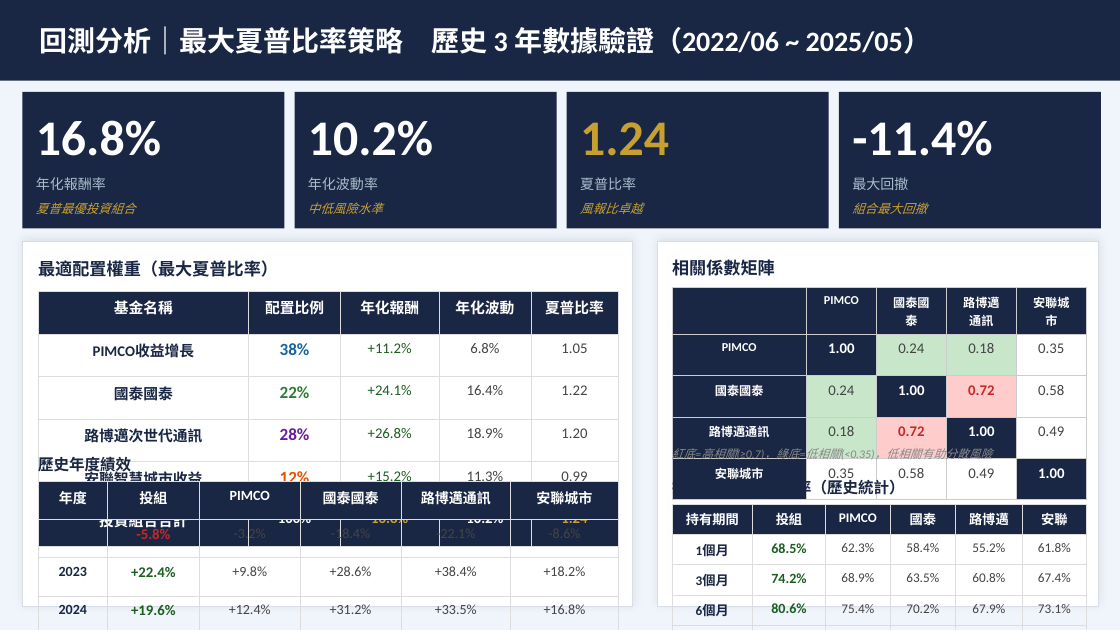
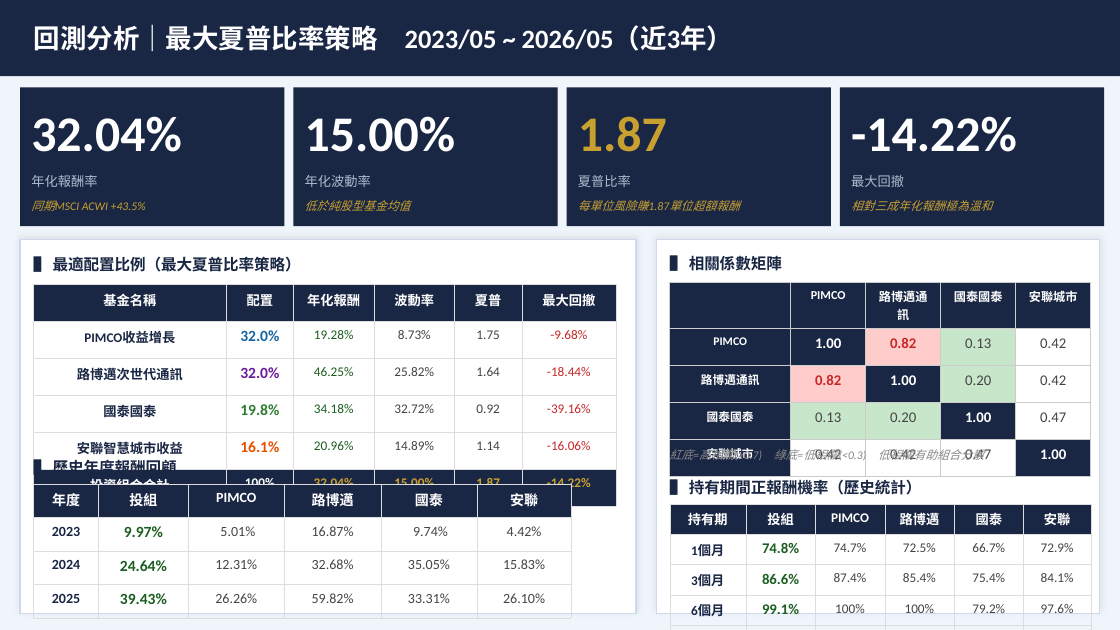
Before and after one commit to albert7755-ux/happy-pro-, a slide deck: slide 6 of fund_recommend.pptx. Drawn at 1120x630 pixels with LibreOffice and Linux fonts; fonts in the diff are those of the drawing. Boxes give left, top, right and bottom in pixels: in the first picture for what was removed or moved away, otherwise in the second. Text is boxed around its words. In the diff, an @@ line names an element or a change of style, - is before the commit and + after.

```diff
--- a/fund_recommend.pptx
+++ b/fund_recommend.pptx
@@ rectangle resized from (x1=0, y1=0, x2=1120, y2=81) to (x1=0, y1=0, x2=1120, y2=76) @@
@@ text at (x1=34, y1=24, x2=734, y2=51): text changed; size 18 to 17 pt @@
-回測分析｜最大夏普比率策略 歷史 3 年數據驗證（2022/06 ~ 2025/05）
+回測分析｜最大夏普比率策略 2023/05 ~ 2026/05（近3年）
@@ 4 rectangles moved together from (x1=22, y1=92, x2=1101, y2=228) to (x1=20, y1=87, x2=1104, y2=226) @@
@@ text at (x1=31, y1=116, x2=181, y2=152): text changed @@
-16.8%
+32.04%
@@ text at (x1=305, y1=116, x2=455, y2=152): text changed @@
-10.2%
+15.00%
@@ text at (x1=578, y1=116, x2=667, y2=152): text changed @@
-1.24
+1.87
@@ text at (x1=851, y1=116, x2=1017, y2=152): text changed @@
--11.4%
+-14.22%
@@ size 9 to 8.5 pt in 4 elements at (x1=305, y1=175, x2=371, y2=187), (x1=31, y1=175, x2=97, y2=187), (x1=578, y1=175, x2=631, y2=187), (x1=851, y1=175, x2=904, y2=187) @@
@@ text at (x1=31, y1=200, x2=146, y2=211): text changed; size 8 to 7.5 pt @@
-夏普最優投資組合
+同期MSCI ACWI +43.5%
@@ text at (x1=305, y1=200, x2=411, y2=211): text changed; size 8 to 7.5 pt @@
-中低風險水準
+低於純股型基金均值
@@ text at (x1=578, y1=200, x2=669, y2=211): text changed; size 8 to 7.5 pt @@
-風報比卓越
+每單位風險賺1.87單位超額報酬
@@ text at (x1=851, y1=200, x2=992, y2=211): text changed; size 8 to 7.5 pt @@
-組合最大回撤
+相對三成年化報酬極為溫和
@@ rectangle at (x1=20, y1=240, x2=636, y2=614): outline #D8DDE8 0.7 pt to #D0D8EE 0.8 pt; shadow changed @@
@@ rectangle resized from (x1=22, y1=242, x2=633, y2=607) to (x1=20, y1=240, x2=636, y2=614) @@
@@ text at (x1=53, y1=256, x2=301, y2=272): text changed; size 11 to 10 pt @@
-最適配置權重（最大夏普比率）
+▌ 最適配置比例（最大夏普比率策略）
@@ rectangle resized from (x1=657, y1=242, x2=1099, y2=607) to (x1=656, y1=240, x2=1100, y2=614) @@
@@ rectangle at (x1=656, y1=240, x2=1100, y2=614): outline #D8DDE8 0.7 pt to #D0D8EE 0.8 pt; shadow changed @@
@@ text at (x1=689, y1=253, x2=782, y2=274): text changed; size 11 to 10 pt @@
-相關係數矩陣
+▌ 相關係數矩陣
@@ table at (x1=34, y1=284, x2=616, y2=498) @@
-column 1: 基金名稱 | PIMCO收益增長 | 國泰國泰 | 路博邁次世代通訊 | 安聯智慧城市收益 | 投資組合合計
-column 2: 配置比例 | 38% | 22% | 28% | 12% | 100%
-column 3: 年化報酬 | +11.2% | +24.1% | +26.8% | +15.2% | 16.8%
-column 4: 年化波動 | 6.8% | 16.4% | 18.9% | 11.3% | 10.2%
-column 5: 夏普比率 | 1.05 | 1.22 | 1.20 | 0.99 | 1.24
+column 1: 基金名稱 | PIMCO收益增長 | 路博邁次世代通訊 | 國泰國泰 | 安聯智慧城市收益 | 投資組合合計
+column 2: 配置 | 32.0% | 32.0% | 19.8% | 16.1% | 100%
+column 3: 年化報酬 | 19.28% | 46.25% | 34.18% | 20.96% | 32.04%
+column 4: 波動率 | 8.73% | 25.82% | 32.72% | 14.89% | 15.00%
+column 5: 夏普 | 1.75 | 1.64 | 0.92 | 1.14 | 1.87
+column 6: 最大回撤 | -9.68% | -18.44% | -39.16% | -16.06% | -14.22%
@@ table resized from (x1=38, y1=291, x2=618, y2=546) to (x1=34, y1=284, x2=616, y2=498) @@
@@ table at (x1=670, y1=282, x2=1091, y2=466) @@
-row 1, column 3: 國泰國泰
+row 1, column 3: 路博邁通訊
-row 1, column 4: 路博邁通訊
+row 1, column 4: 國泰國泰
-row 2: PIMCO | 1.00 | 0.24 | 0.18 | 0.35
+row 2: PIMCO | 1.00 | 0.82 | 0.13 | 0.42
-row 3: 國泰國泰 | 0.24 | 1.00 | 0.72 | 0.58
+row 3: 路博邁通訊 | 0.82 | 1.00 | 0.20 | 0.42
-row 4: 路博邁通訊 | 0.18 | 0.72 | 1.00 | 0.49
+row 4: 國泰國泰 | 0.13 | 0.20 | 1.00 | 0.47
-row 5: 安聯城市 | 0.35 | 0.58 | 0.49 | 1.00
+row 5: 安聯城市 | 0.42 | 0.42 | 0.47 | 1.00
@@ fill #C8E6C9 to #FFCCCC in 2 cells @@
@@ fill #FFCCCC to #C8E6C9 in 2 cells @@
@@ size 7.8 to 7.5 pt in "PIMCO", "安聯城市" @@
@@ borders changed @@
@@ table resized from (x1=672, y1=288, x2=1084, y2=486) to (x1=670, y1=282, x2=1091, y2=466) @@
@@ text at (x1=670, y1=446, x2=838, y2=463): text changed @@
-紅底=高相關(≥0.7)，綠底=低相關(<0.35)，低相關有助分散風險
+紅底=高相關(≥0.7) 綠底=低相關(<0.3) 低相關有助組合分散
@@ text at (x1=53, y1=457, x2=177, y2=470): text changed @@
-歷史年度績效
+▌ 歷史年度報酬回顧
@@ text at (x1=689, y1=479, x2=922, y2=495): text changed @@
-持有期間正報酬機率（歷史統計）
+▌ 持有期間正報酬機率（歷史統計）
@@ table at (x1=34, y1=484, x2=571, y2=608) @@
-row 1: 年度 | 投組 | PIMCO | 國泰國泰 | 路博邁通訊 | 安聯城市
+row 1: 年度 | 投組 | PIMCO | 路博邁 | 國泰 | 安聯
-row 2: 2022 | -5.8% | -3.2% | -18.4% | -22.1% | -8.6%
+row 2: 2023 | 9.97% | 5.01% | 16.87% | 9.74% | 4.42%
-row 3: 2023 | +22.4% | +9.8% | +28.6% | +38.4% | +18.2%
+row 3: 2024 | 24.64% | 12.31% | 32.68% | 35.05% | 15.83%
-row 4: 2024 | +19.6% | +12.4% | +31.2% | +33.5% | +16.8%
+row 4: 2025 | 39.43% | 26.26% | 59.82% | 33.31% | 26.10%
@@ table resized from (x1=38, y1=482, x2=618, y2=619) to (x1=34, y1=484, x2=571, y2=608) @@
@@ table at (x1=670, y1=504, x2=1091, y2=620) @@
-row 1: 持有期間 | 投組 | PIMCO | 國泰 | 路博邁 | 安聯
-row 2: 1個月 | 68.5% | 62.3% | 58.4% | 55.2% | 61.8%
-row 3: 3個月 | 74.2% | 68.9% | 63.5% | 60.8% | 67.4%
-row 4: 6個月 | 80.6% | 75.4% | 70.2% | 67.9% | 73.1%
-row 5: 1年 | 87.3% | 82.6% | 78.4% | 75.6% | 80.3%
-row 6: 2年 | 93.8% | 90.2% | 86.5% | 84.1% | 88.7%
-row 7: 3年 | 100% | 96.4% | 94.8% | 92.3% | 95.6%
+row 1: 持有期 | 投組 | PIMCO | 路博邁 | 國泰 | 安聯
+row 2: 1個月 | 74.8% | 74.7% | 72.5% | 66.7% | 72.9%
+row 3: 3個月 | 86.6% | 87.4% | 85.4% | 75.4% | 84.1%
+row 4: 6個月 | 99.1% | 100% | 100% | 79.2% | 97.6%
+row 5: 1年 | 100% | 100% | 100% | 87.6% | 100%
+row 6: 2年 | 100% | 100% | 100% | 100% | 100%
@@ table resized from (x1=672, y1=504, x2=1086, y2=623) to (x1=670, y1=504, x2=1091, y2=620) @@
```
Also in this commit, not shown: 2 other slides changed, 4 slides added, 4 slides removed, 1 other file.
